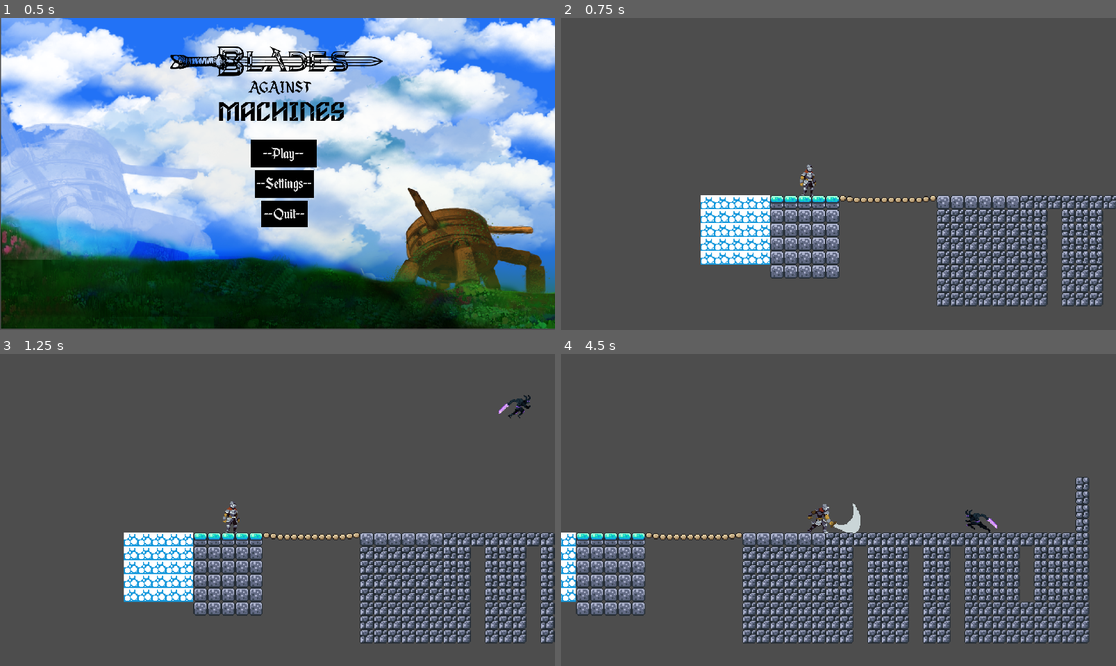
Above: before the commit, frames 1-4 (two rows, left to right).
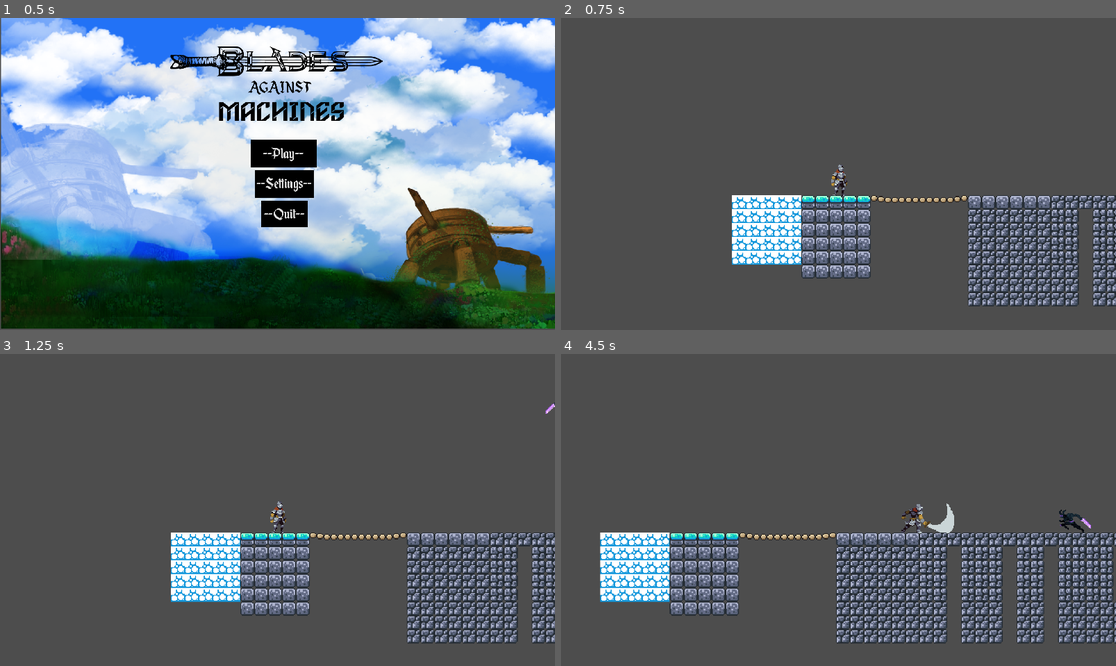
Above: after the commit, the same moments.

Repository: Hashbrowns213/gameprj
Game: Godot game, scene res://Scenes/main_menu.tscn
Same seed, same stepped clock (60 frames per second), same inputs: the game is played once before the commit and once after it.
Inputs (mouse positions are in pixels of both pictures, inside the frame that each line leads up to):
- Up to frame 1 (0.5 s): no input
- Up to frame 2 (0.75 s): click "--Play--" at 0.5 s
- Up to frame 3 (1.25 s): no input
- Up to frame 4 (4.5 s): move the mouse to (960, 494) at 1.27 s; hold D (Run_Right) 1.28-2.78 s; click (960, 494) at 1.35 s; tap Space (Jump) at 1.52, 2.27, 3.77 s; move the mouse to (727, 525) at 2.02 s; click (727, 525) at 2.1 s; move the mouse to (894, 441) at 2.77 s; hold A (Run_Left) 2.78-3.53 s; click (894, 441) at 2.85 s; move the mouse to (810, 572) at 3.52 s; hold D (Run_Right) from 3.53 s (still down); click (810, 572) at 3.6 s; move the mouse to (1005, 556) at 4.27 s; click (1005, 556) at 4.35 s

Frame 1 is identical in both runs. In frame 2, 15% of the frame differs, in the area x 25-100%, y 46-93%; in frame 3, 16%; in frame 4, 26%, in the area x 0-100%, y 39-93%.

Commit message:
Update main.tscn

Diff:
--- a/Scenes/main.tscn
+++ b/Scenes/main.tscn
@@ -1415,7 +1415,7 @@
 position_smoothing_enabled = true
 rotation_smoothing_enabled = true
 rotation_smoothing_speed = 4.0
-drag_horizontal_offset = 0.29
+drag_horizontal_enabled = true
 
 [node name="TileMap" type="TileMap" parent="."]
 position = Vector2(-8, 1)
